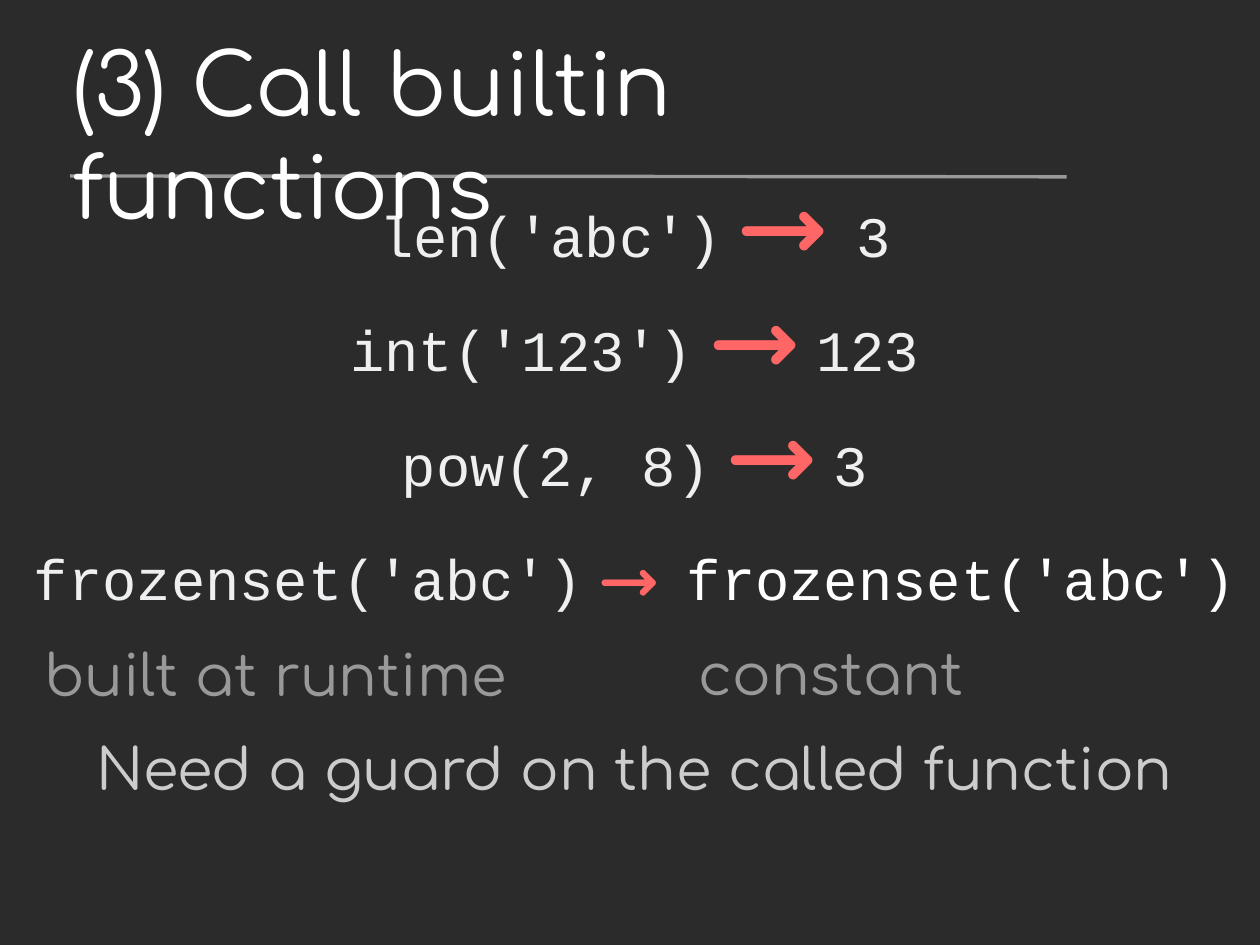
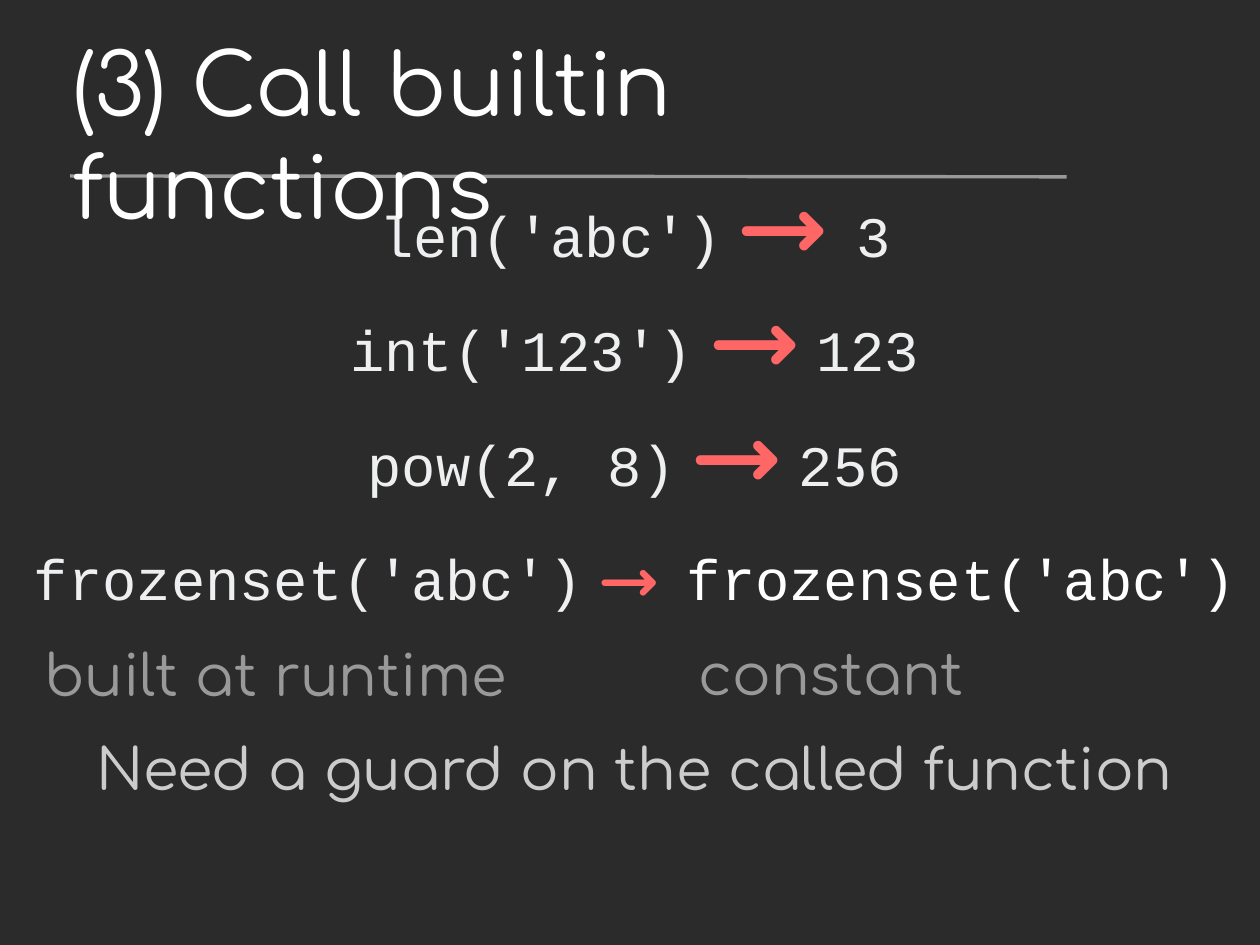
Before and after one commit to vstinner/talks, a slide deck: slide 21 of 2016-FOSDEM/fat_python.odp. Drawn at 1260x945 pixels with LibreOffice and Linux fonts; fonts in the diff are those of the drawing; background and template pictures are left out; a plain dark background stands for a picture behind light text. Boxes give left, top, right and bottom in pixels: in the first picture for what was removed or moved away, otherwise in the second. Text is boxed around its words. In the diff, an @@ line names an element or a change of style, - is before the commit and + after.

```diff
--- a/2016-FOSDEM/fat_python.odp
+++ b/2016-FOSDEM/fat_python.odp
@@ text at <box>34,216,1236,612</box>: text changed @@
-len('abc') → 3
-int('123') → 123
-pow(2, 8) → 3
-frozenset('abc') → frozenset('abc')
+len('abc') → 3
+int('123') → 123
+pow(2, 8) → 256
+frozenset('abc') → frozenset('abc')
```
Also in this commit, not shown: 7 other slides changed, 1 other file.
